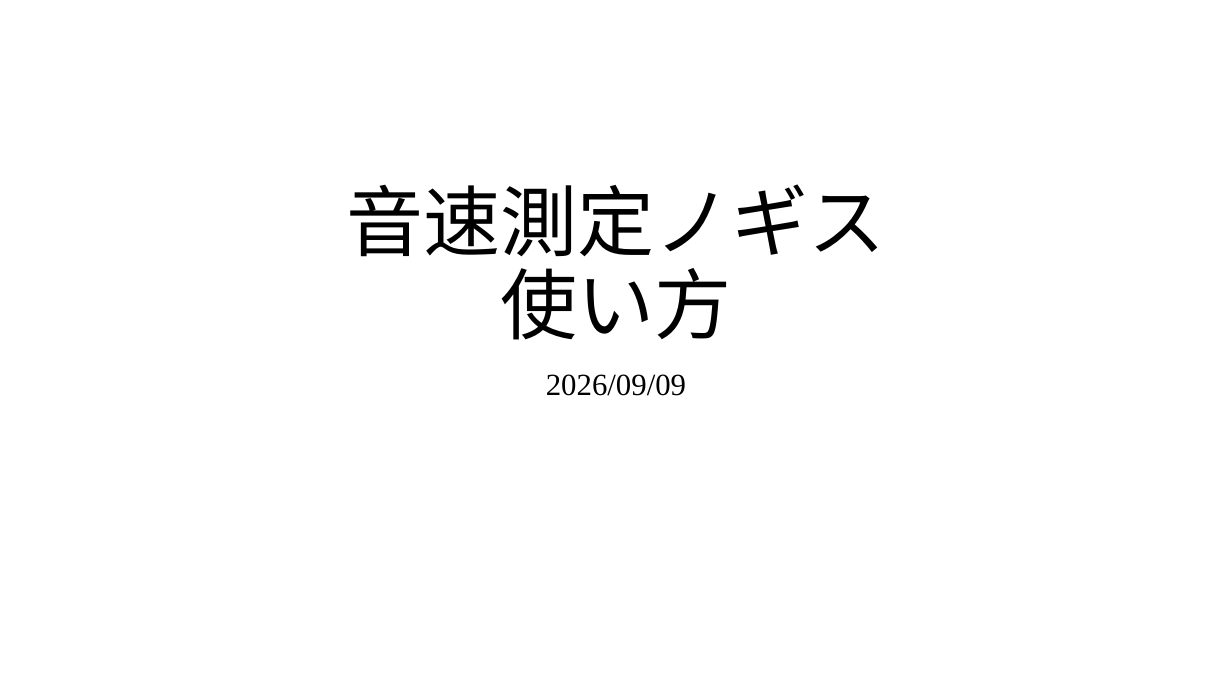
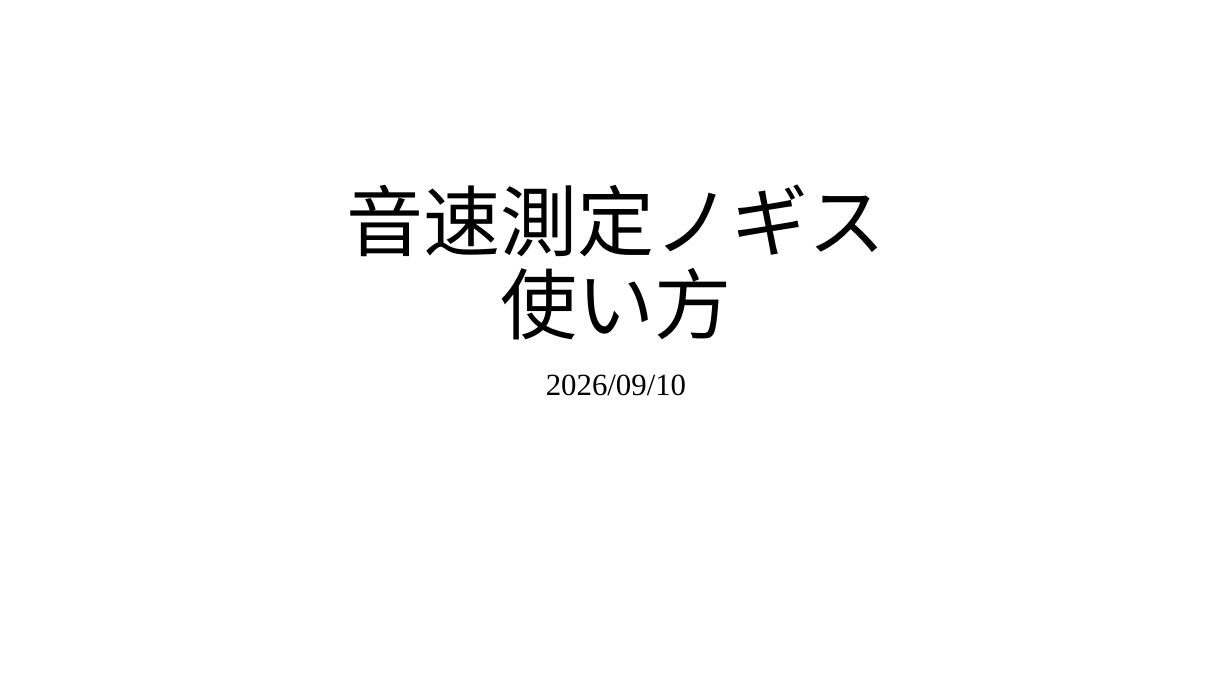
Before and after one commit to RyoichiYuda/SoundVelocity_App, a slide deck: slide 1 of 音速測定ノギスの使い方.pptx. Drawn at 1232x693 pixels with LibreOffice and Linux fonts; fonts in the diff are those of the drawing. Boxes give left, top, right and bottom in pixels: in the first picture for what was removed or moved away, otherwise in the second. Text is boxed around its words. In the diff, an @@ line names an element or a change of style, - is before the commit and + after.

```diff
--- a/音速測定ノギスの使い方.pptx
+++ b/音速測定ノギスの使い方.pptx
@@ subtitle at [546,374,686,396]: text changed @@
-2026/09/09
+2026/09/10
```
Also in this commit, not shown: 8 other slides changed, 5 other files.
